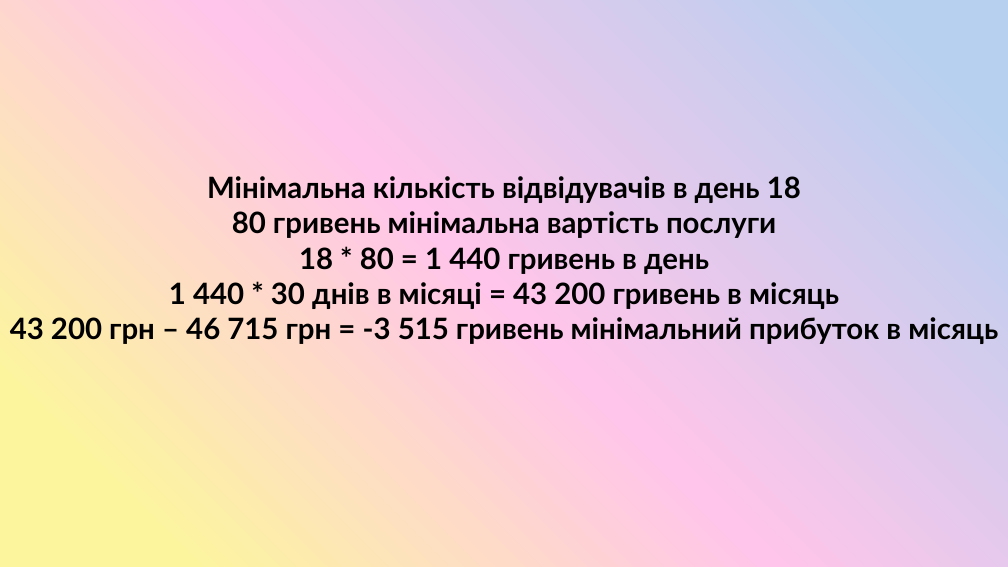
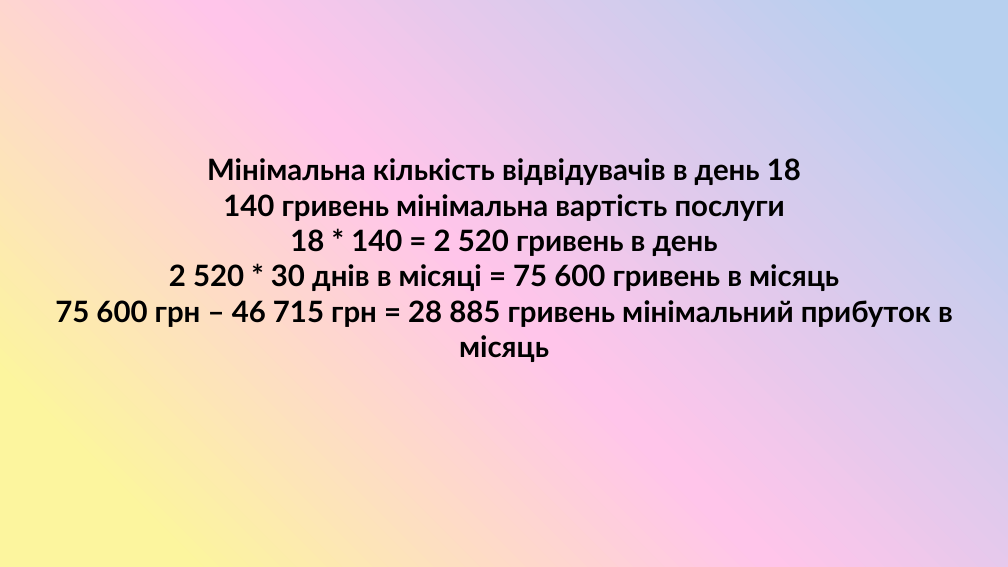
Before and after one commit to SashaGaran/Katya_diplomna, a slide deck: slide 13 of diplomna.pptx. Drawn at 1008x567 pixels with LibreOffice and Linux fonts; fonts in the diff are those of the drawing. Boxes give left, top, right and bottom in pixels: in the first picture for what was removed or moved away, otherwise in the second. Text is boxed around its words. In the diff, an @@ line names an element or a change of style, - is before the commit and + after.

```diff
--- a/diplomna.pptx
+++ b/diplomna.pptx
@@ text at (55, 194, 953, 362): text changed @@
-80 гривень мінімальна вартість послуги
-18 * 80 = 1 440 гривень в день
-1 440 * 30 днів в місяці = 43 200 гривень в місяць
-43 200 грн – 46 715 грн = -3 515 гривень мінімальний прибуток в місяць
+140 гривень мінімальна вартість послуги
+18 * 140 = 2 520 гривень в день
+2 520 * 30 днів в місяці = 75 600 гривень в місяць
+75 600 грн – 46 715 грн = 28 885 гривень мінімальний прибуток в місяць
```
